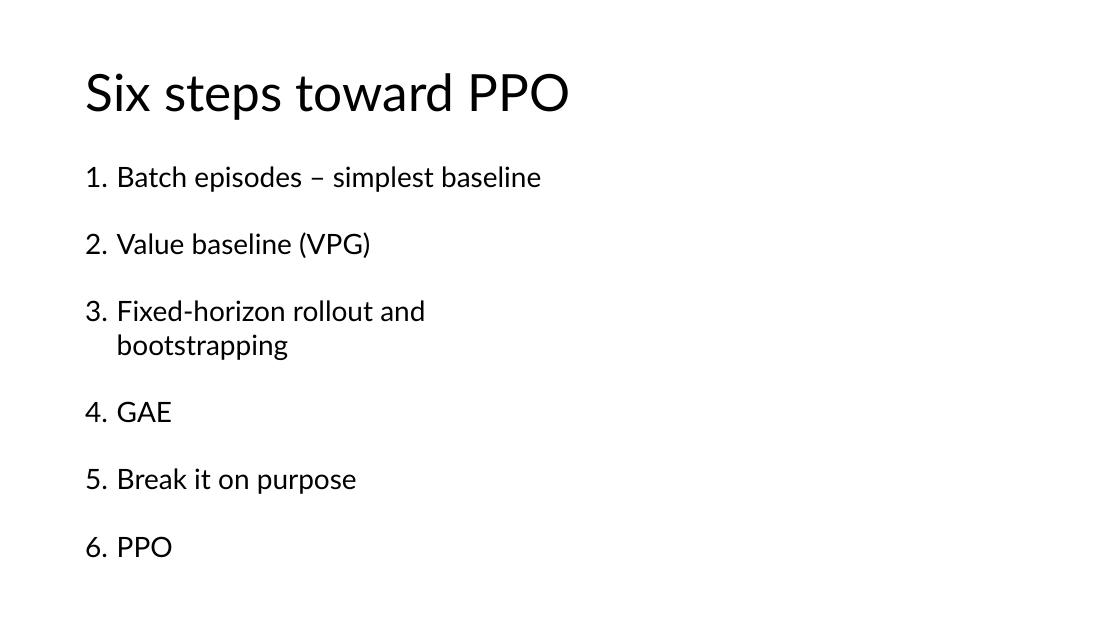
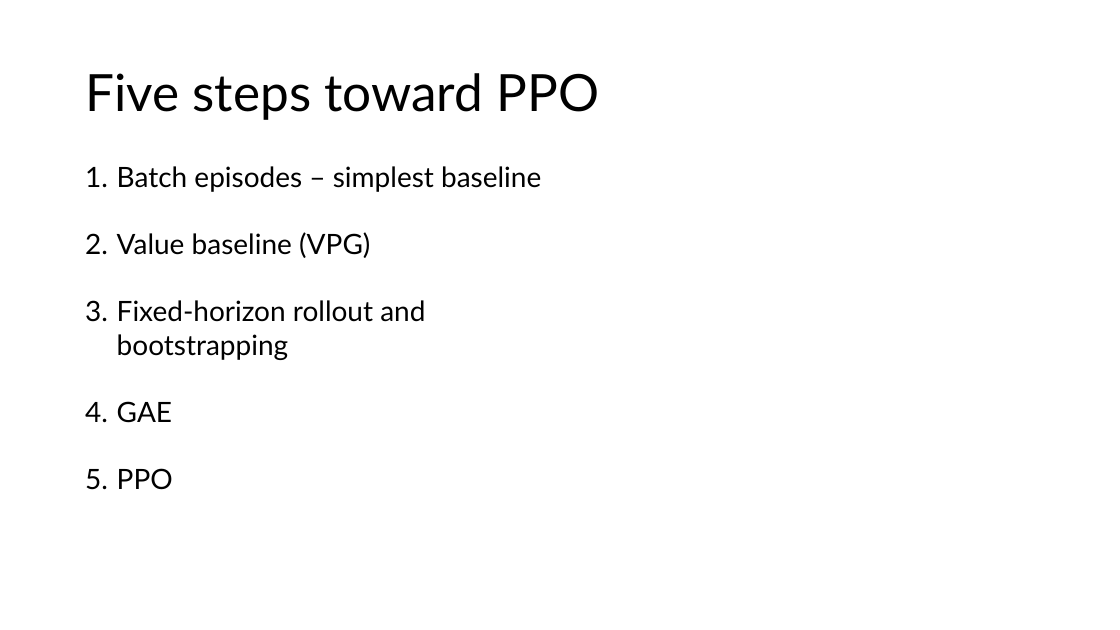
Before and after one commit to PashaDolgirev/optical-PPO, a slide deck: slide 5 of CartPole_results/RL_REINFORCE_PPO.pptx. Drawn at 1120x630 pixels with LibreOffice and Linux fonts; fonts in the diff are those of the drawing. Boxes give left, top, right and bottom in pixels: in the first picture for what was removed or moved away, otherwise in the second. Text is boxed around its words. In the diff, an @@ line names an element or a change of style, - is before the commit and + after.

```diff
--- a/CartPole_results/RL_REINFORCE_PPO.pptx
+++ b/CartPole_results/RL_REINFORCE_PPO.pptx
@@ title at (85,73,600,120): text changed @@
-Six steps toward PPO
+Five steps toward PPO
@@ text at (117,468,357,494): paragraph removed @@
-5. Break it on purpose
```
Also in this commit, not shown: 5 other slides changed, 3 slides added, 16 other files.
